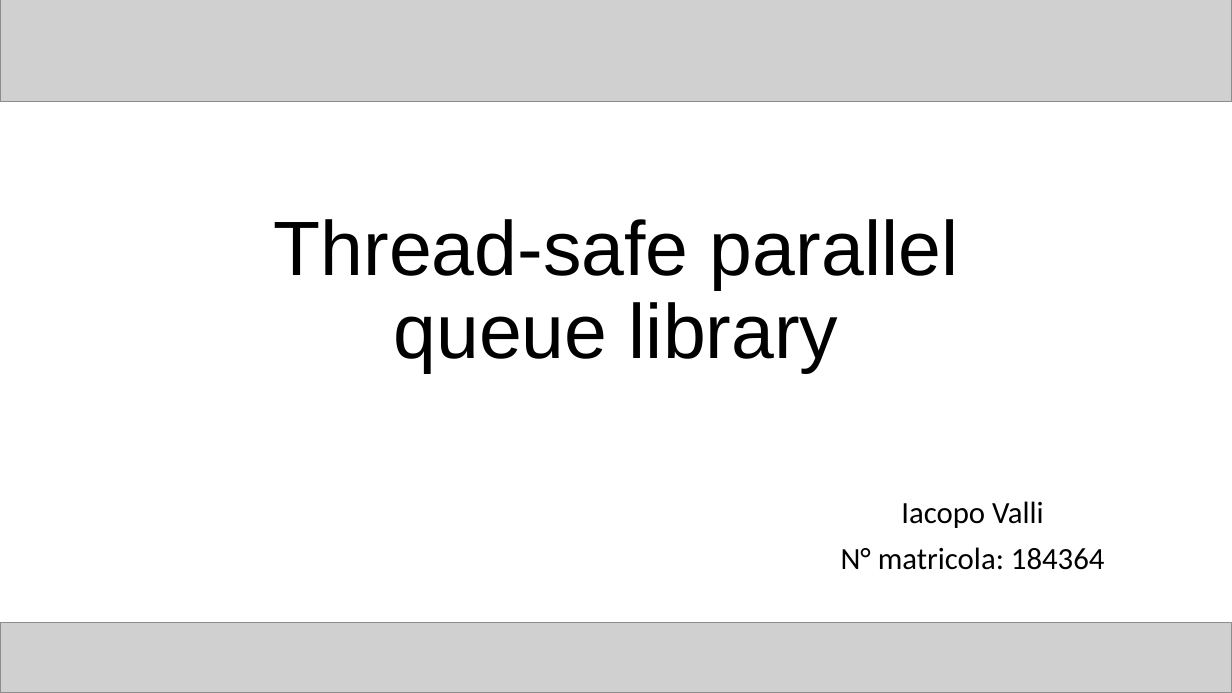
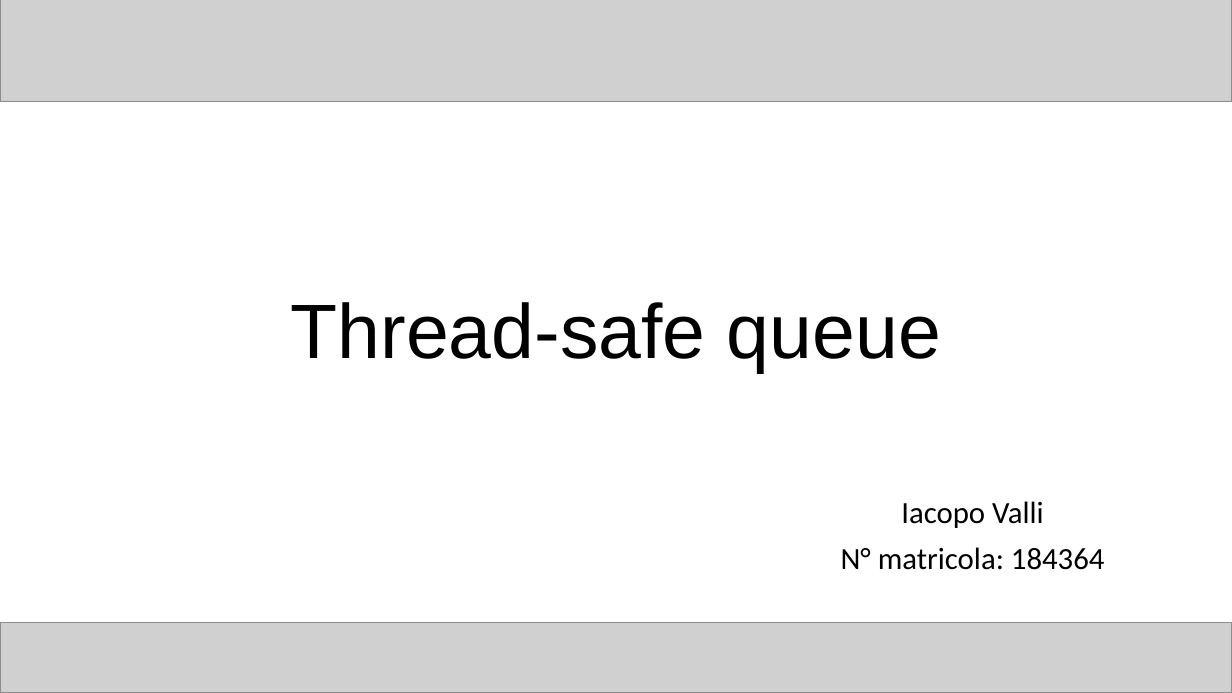
Before and after one commit to Iacopo99/RTES_Project, a slide deck: slide 1 of Presentazione progetto.pptx. Drawn at 1232x693 pixels with LibreOffice and Linux fonts; fonts in the diff are those of the drawing; grey boxes stand for pictures. Boxes give left, top, right and bottom in pixels: in the first picture for what was removed or moved away, otherwise in the second. Text is boxed around its words. In the diff, an @@ line names an element or a change of style, - is before the commit and + after.

```diff
--- a/Presentazione progetto.pptx
+++ b/Presentazione progetto.pptx
@@ title at <box>291,302,941,373</box>: text changed @@
-Thread-safe parallel queue library
+Thread-safe queue
```
Also in this commit, not shown: 1 other slide changed, 1 other file.
